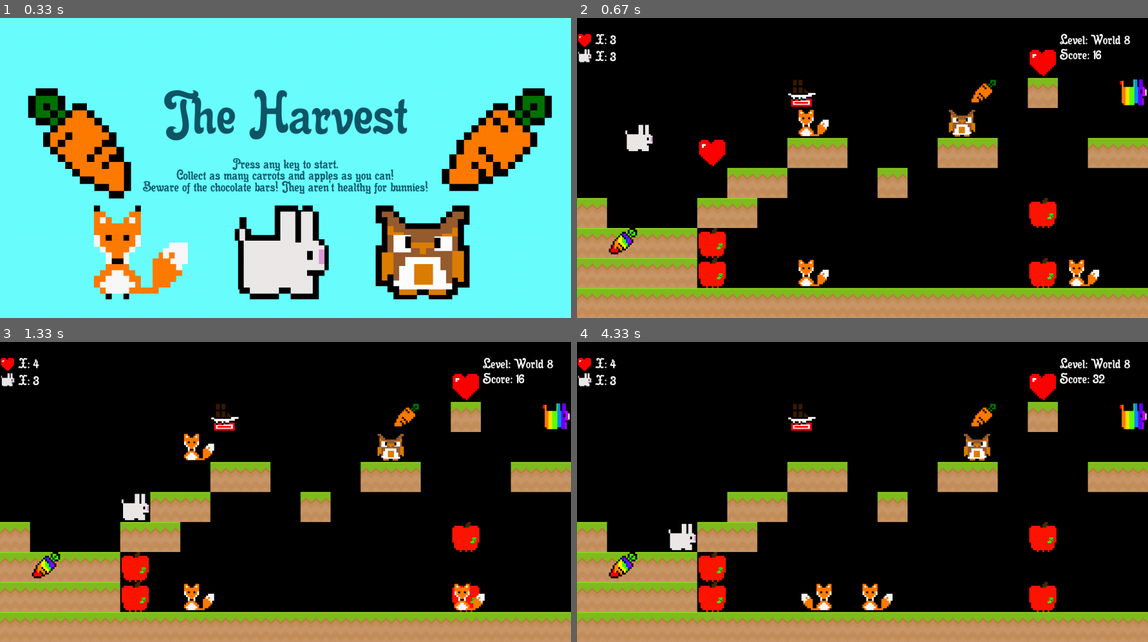
Above: before the commit, frames 1-4 (two rows, left to right).
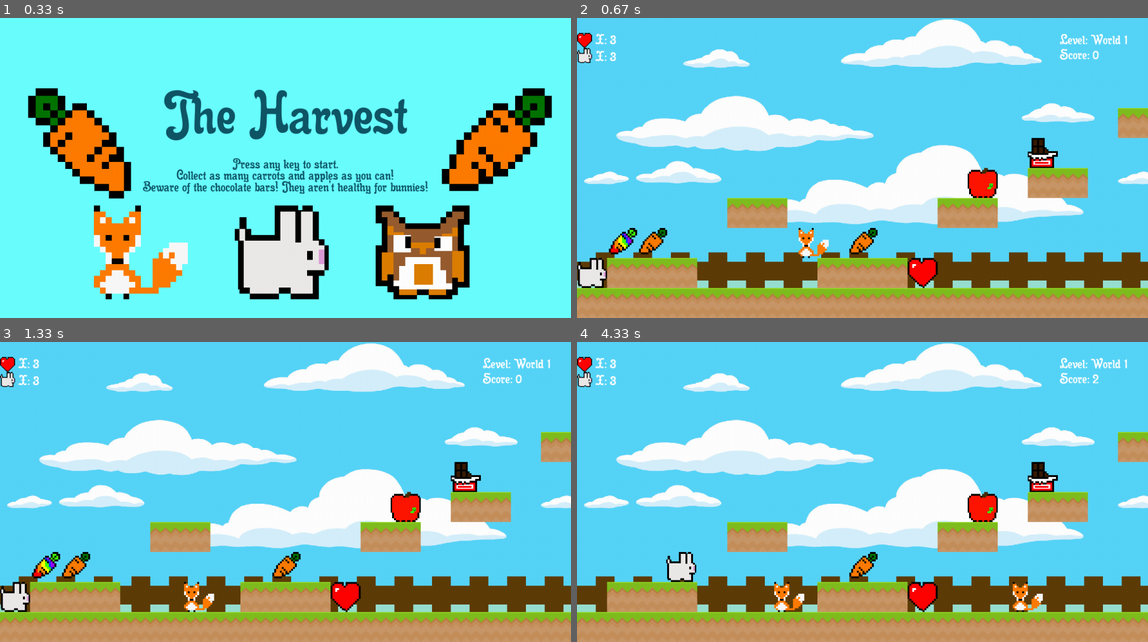
Above: after the commit, the same moments.

Repository: Gabbygump/Platformer
Game: pygame game, started from pygame-platformer-master/game.py
Two runs of this game, one before a commit and one after it. Both use one fixed random seed, a clock stepped at 60 frames per second and the inputs below.
Inputs:
- Up to frame 1 (0.33 s): no input
- Up to frame 2 (0.67 s): hold Right from 0.33 s (still down)
- Up to frame 3 (1.33 s): release Right at 0.8 s; hold Right 0.83-1.3 s
- Up to frame 4 (4.33 s): hold Left 1.33-1.87 s; tap Space at 2.33 s; hold Right 2.67-3.3 s; hold Left 3.33-3.8 s; hold Right 3.83-4.3 s

Frame 1 is identical in both runs. In frame 2, 87% of the frame differs, in the area x 0-100%, y 0-91%; in frame 3, 87%; in frame 4, 87%.

Commit message:
Add files via upload

Diff:
--- a/pygame-platformer-master/game.py
+++ b/pygame-platformer-master/game.py
@@ -23,7 +23,13 @@
 JUMP = pygame.K_SPACE
 
 # Levels
-levels = [
+levels = ["levels/world-1.json",
+          "levels/world-2.json",
+          "levels/world-3.json",
+          "levels/world-4.json",
+          "levels/world-5.json",
+          "levels/world-6.json",
+          "levels/world-7.json",
           "levels/world-8.json"
           ]
 
@@ -66,14 +72,13 @@
                "idle": hero_idle}
 
 block_images = {"TL": load_image("assets/tiles/slice03_03.png"),
-                "TM": load_image("assets/tiles/slice03_03.png"),
-                "TR": load_image("assets/tiles/slice03_03.png"),
-                "ER": load_image("assets/tiles/slice03_03.png"),
-                "EL": load_image("assets/tiles/slice03_03.png"),
-                "TP": load_image("assets/tiles/slice03_03.png"),
-                "CN": load_image("assets/tiles/slice03_03.png"),
-                "LF": load_image("assets/tiles/slice03_03.png"),
-                "SP": load_image("assets/tiles/slice03_03.png")}
+                "TM": load_image("assets/tiles/rainbow.png"),
+                "TR": load_image("assets/tiles/2.png"),
+                "ER": load_image("assets/tiles/snow.png"),
+                "EL": load_image("assets/tiles/sea_title.png"),
+                "TP": load_image("assets/tiles/space_title.png"),
+                "LF": load_image("assets/tiles/gift_box.png"),
+                "SP": load_image("assets/tiles/doom1_tile.png")}
 
 carrot_img = load_image("assets/items/carrot.png")
 carrot2_img = load_image("assets/items/carrot.png", 250, 250)
